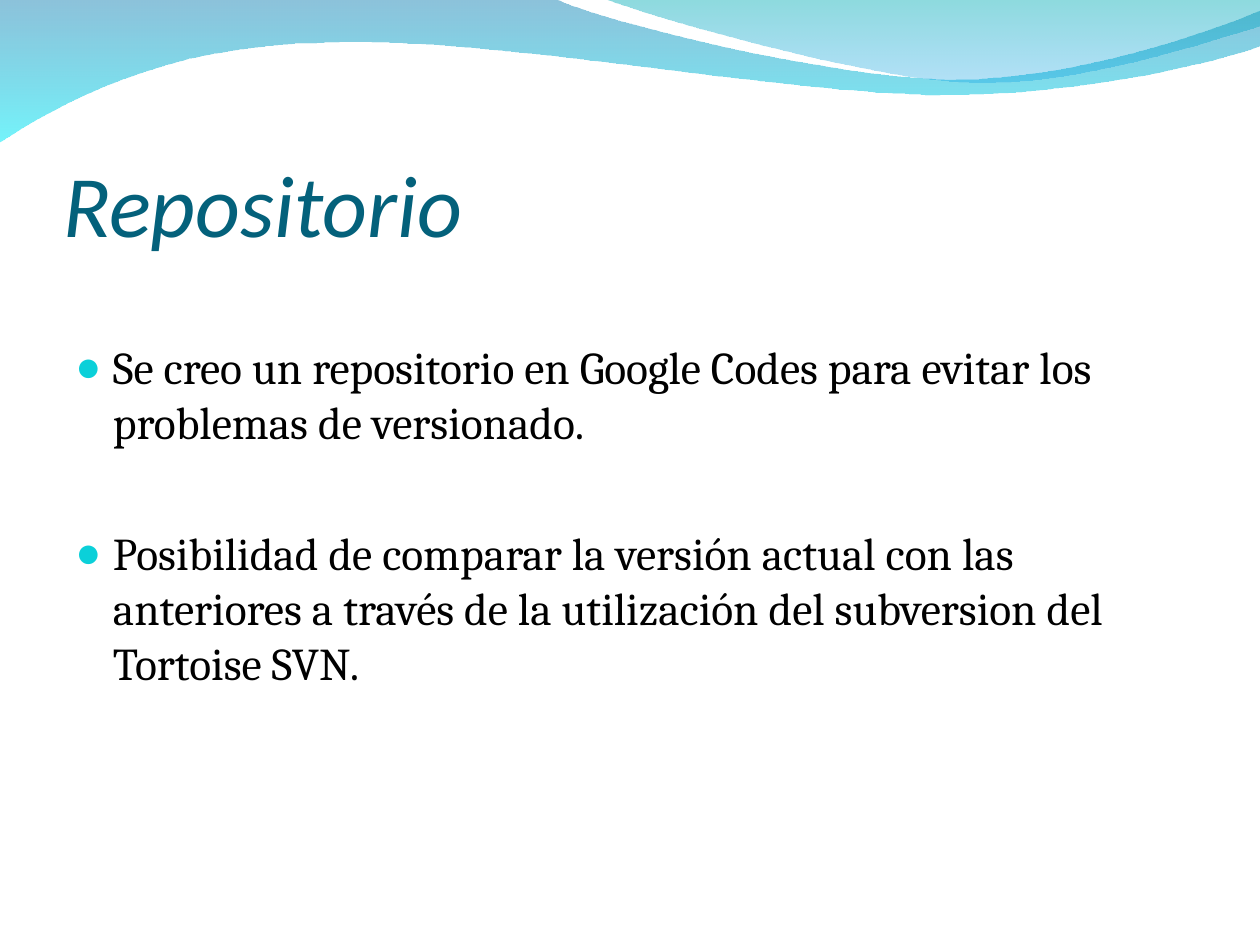
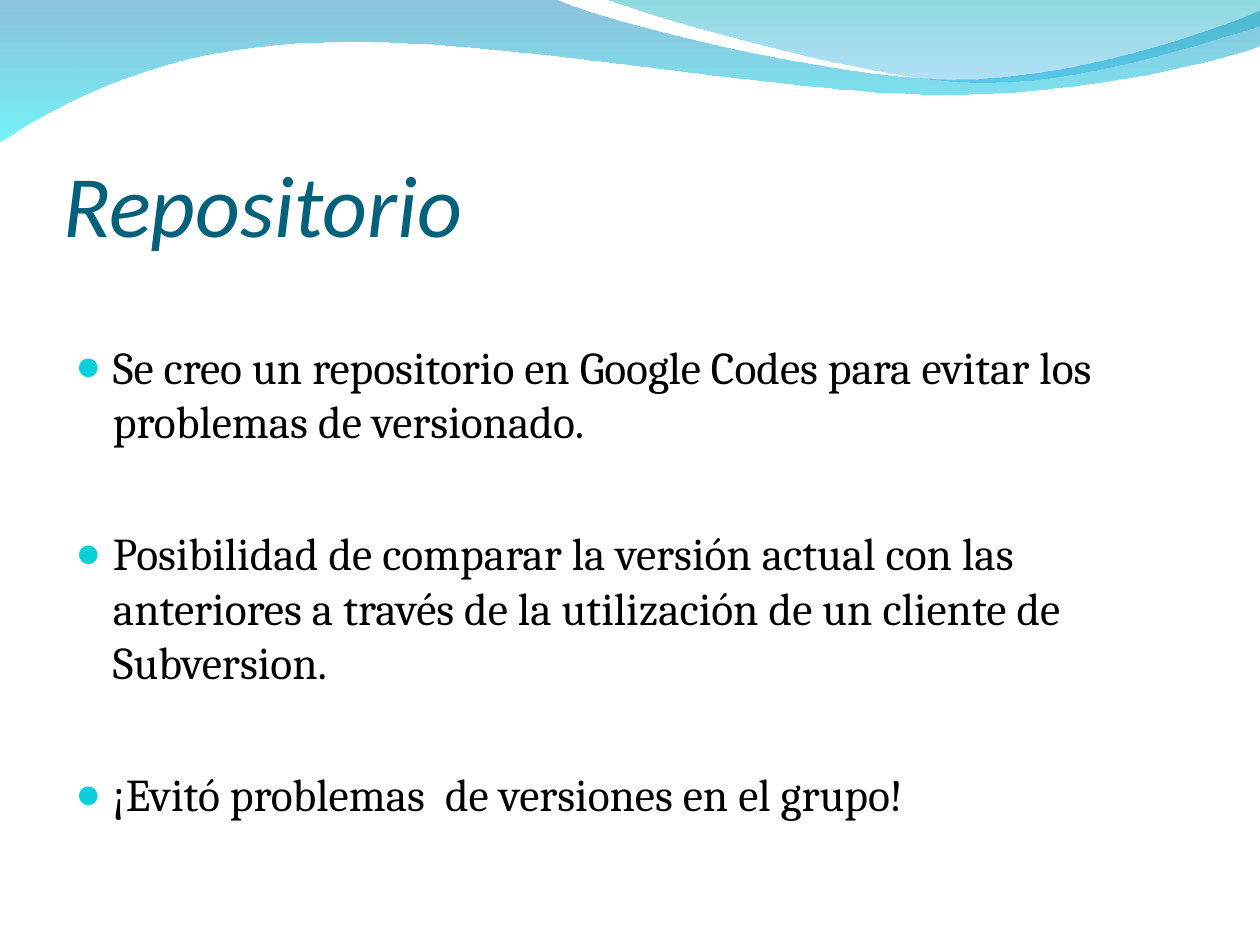
Before and after one commit to Bloodclot24/anainfo, a slide deck: slide 3 of Presentación anainfo.ppt. Drawn at 1260x945 pixels with LibreOffice and Linux fonts; fonts in the diff are those of the drawing; background and template pictures are left out. Boxes give left, top, right and bottom in pixels: in the first picture for what was removed or moved away, otherwise in the second. Text is boxed around its words. In the diff, an @@ line names an element or a change of style, - is before the commit and + after.

```diff
--- a/Presentación anainfo.ppt
+++ b/Presentación anainfo.ppt
@@ text at [113,538,1061,821]: text changed @@
-● Posibilidad de comparar la versión actual con las anteriores a través de la utilización del subversion del Tortoise SVN.
+● Posibilidad de comparar la versión actual con las anteriores a través de la utilización de un cliente de Subversion.
+● ¡Evitó problemas de versiones en el grupo!
```
Also in this commit, not shown: 8 other slides changed.
